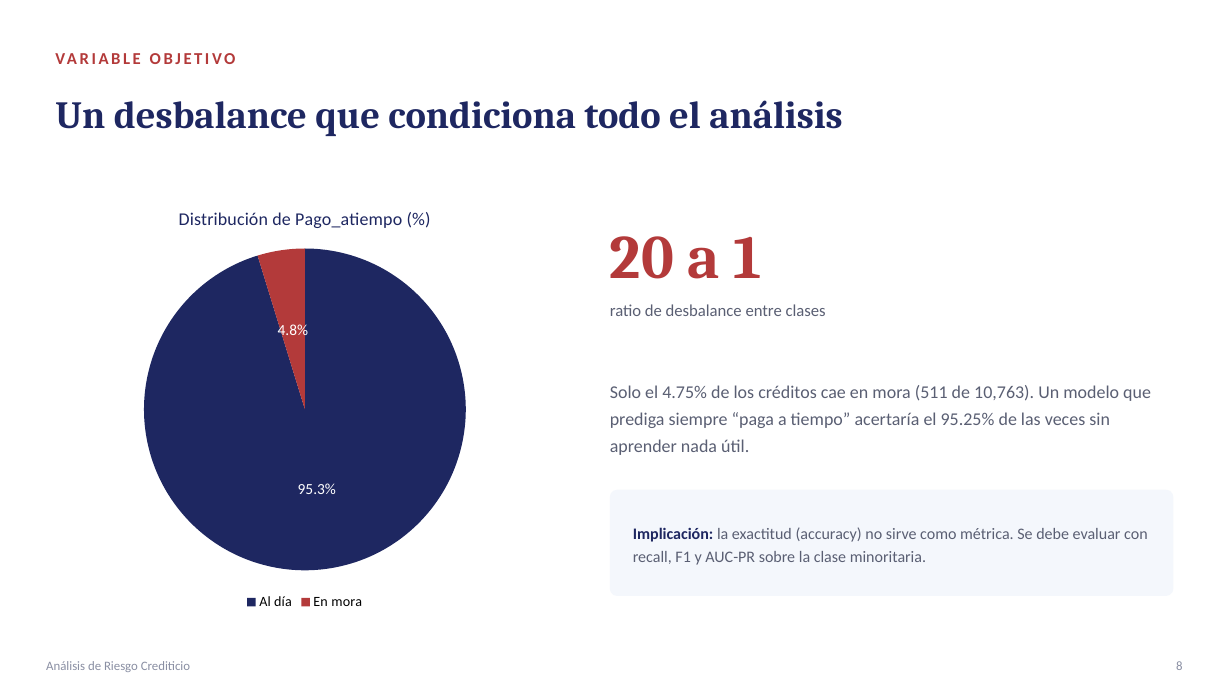
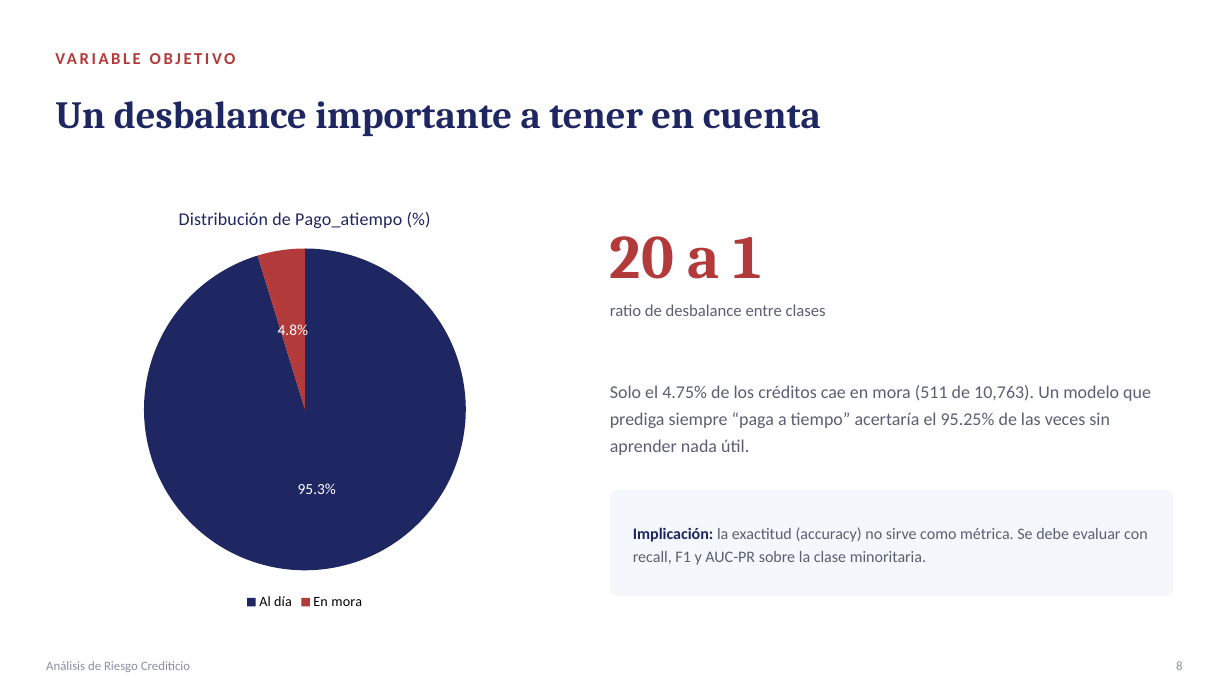
Before and after one commit to papiarcacamilo/MLOPS_CURSE, a slide deck: slide 8 of PRESENTACION.pptx. Drawn at 1232x693 pixels with LibreOffice and Linux fonts; fonts in the diff are those of the drawing. Boxes give left, top, right and bottom in pixels: in the first picture for what was removed or moved away, otherwise in the second. Text is boxed around its words. In the diff, an @@ line names an element or a change of style, - is before the commit and + after.

```diff
--- a/PRESENTACION.pptx
+++ b/PRESENTACION.pptx
@@ text at (55, 101, 821, 136): text changed @@
-Un desbalance que condiciona todo el análisis
+Un desbalance importante a tener en cuenta
```
Also in this commit, not shown: 9 other slides changed, 1 slide added, 1 slide removed, 3 other files.
